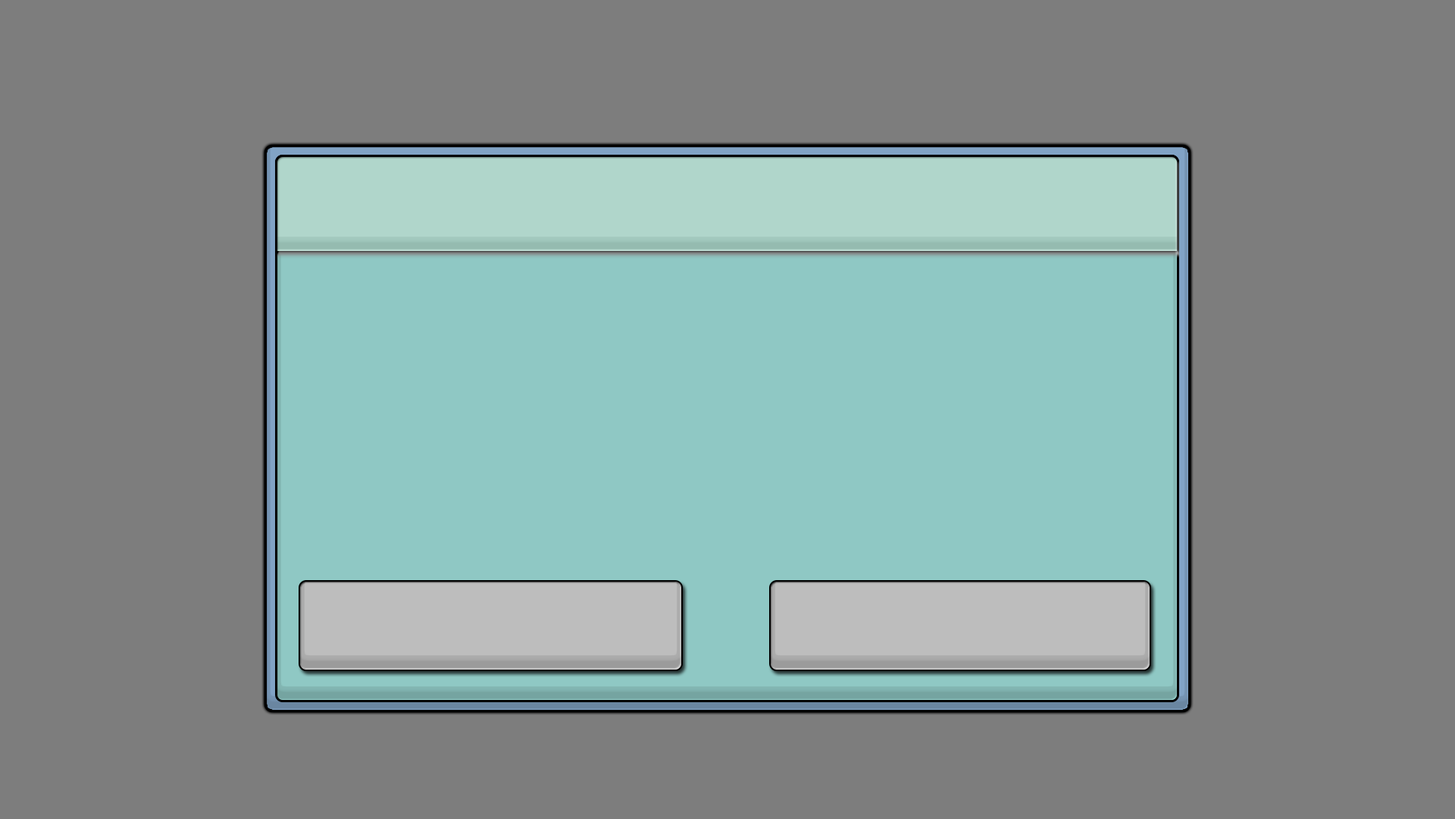
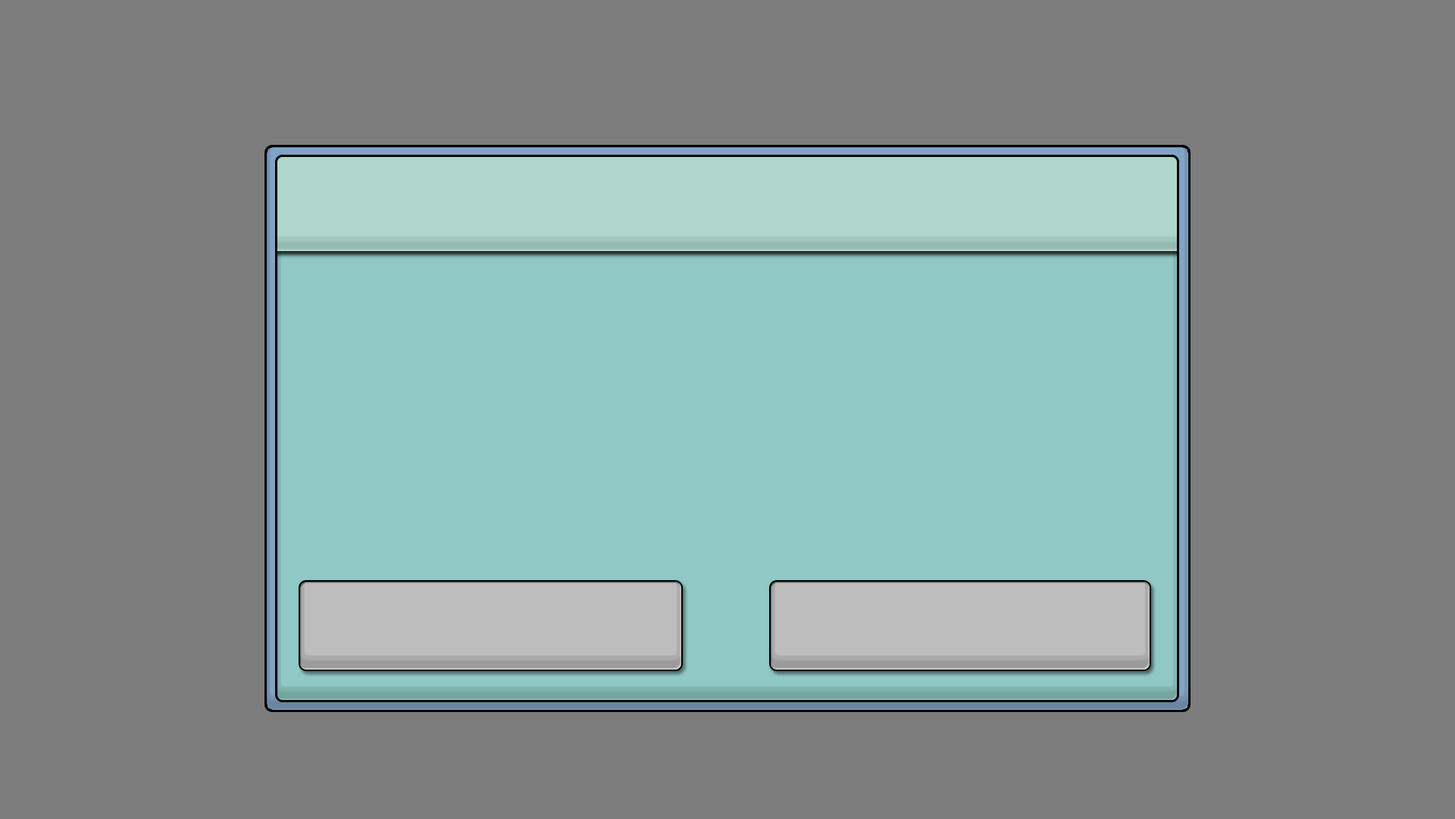
The second 1455 × 819 image is a revision of the first. Changes to its layers:
removed layer "TitleBackground" over [275,154,1180,259]
removed layer "InnerPanel" (was screen) over [275,154,1180,677]
renamed "OuterPanel" to "Panel", blend screen → normal, painted on it over [264,144,1191,712]
